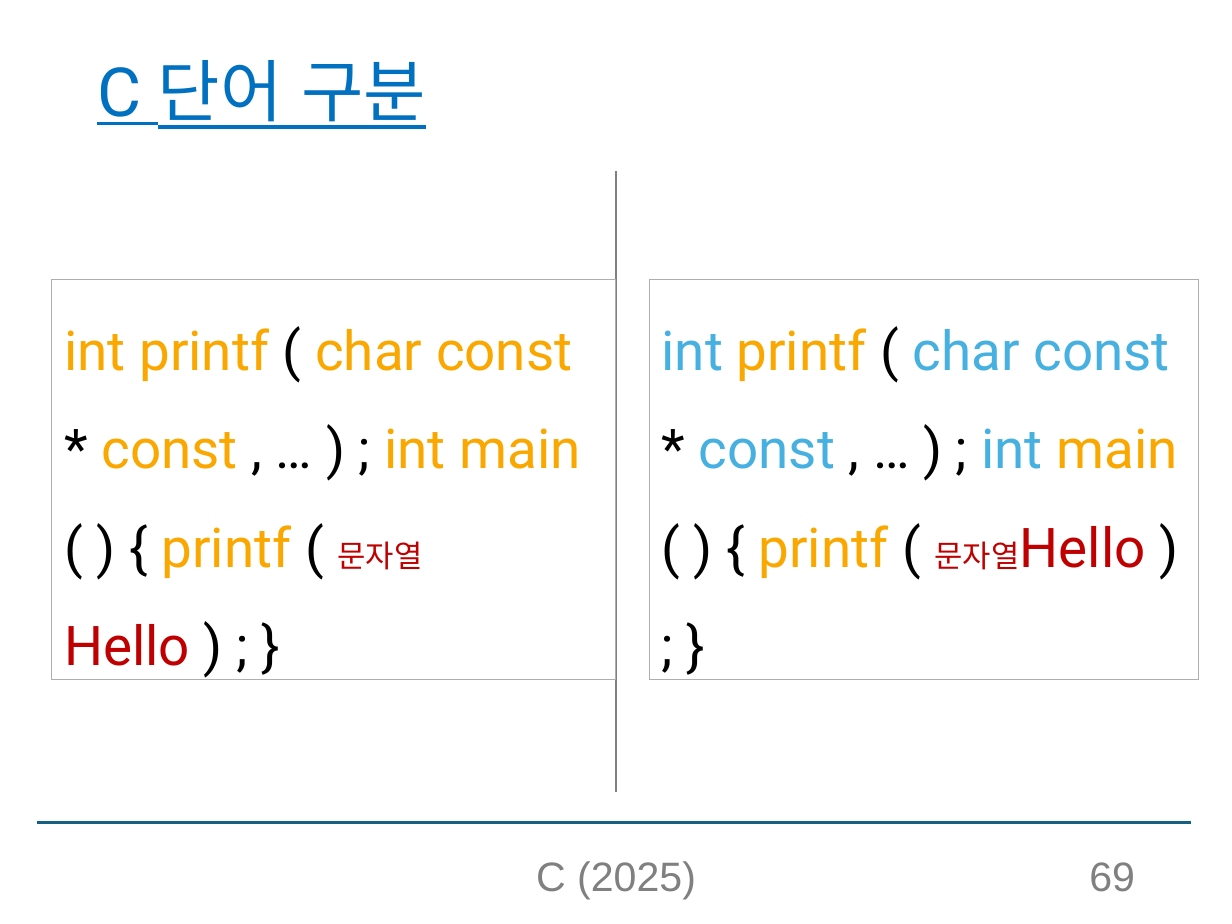
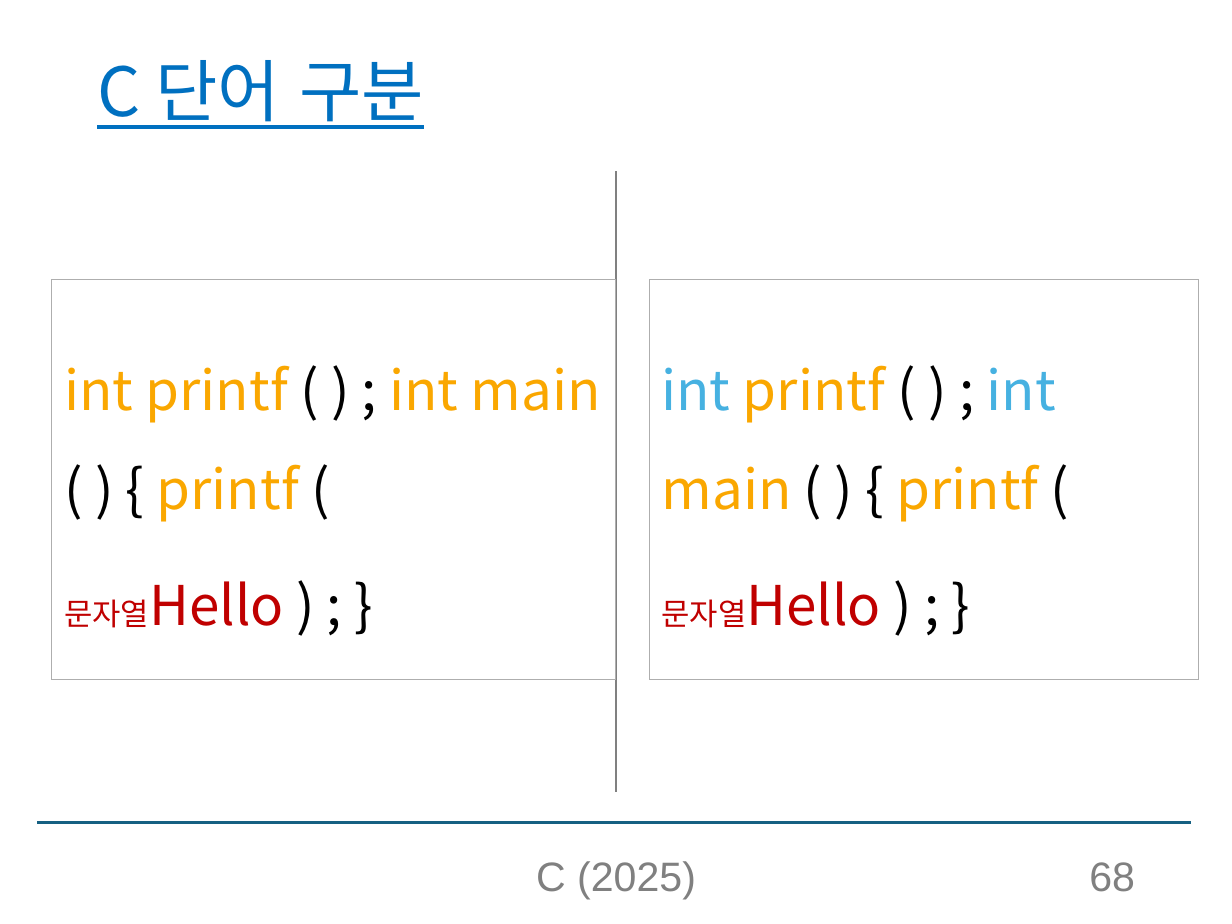
Before and after one commit to chaebkimm/C_ppt, a slide deck: slide 68 of C소개_실습제외.pptx (slide 69 before the commit). Drawn at 1232x924 pixels with LibreOffice and Linux fonts; fonts in the diff are those of the drawing. Boxes give left, top, right and bottom in pixels: in the first picture for what was removed or moved away, otherwise in the second. Text is boxed around its words. In the diff, an @@ line names an element or a change of style, - is before the commit and + after.

```diff
--- a/C소개_실습제외.pptx
+++ b/C소개_실습제외.pptx
@@ title "C 단어 구분" at bbox=[97, 60, 424, 129]: font Roboto to Noto Sans CJK KR @@
@@ text in rectangle at bbox=[64, 365, 601, 628]: text changed; font Roboto to Noto Sans CJK KR @@
-int printf ( char const * const , … ) ; int main ( ) { printf ( 문자열Hello ) ; }
+int printf ( ) ; int main ( ) { printf (
+문자열Hello ) ; }
@@ text in rectangle at bbox=[661, 365, 1056, 628]: text changed; font Roboto to Noto Sans CJK KR; text colour #46B1E1 to #FAA700 @@
-int printf ( char const * const , … ) ; int main ( ) { printf ( 문자열Hello ) ; }
+int printf ( ) ; int main ( ) { printf (
+문자열Hello ) ; }
@@ page number at bbox=[1089, 862, 1135, 892]: text changed @@
-69
+68
```
Also in this commit, not shown: 104 other slides changed, 1 slide removed.
